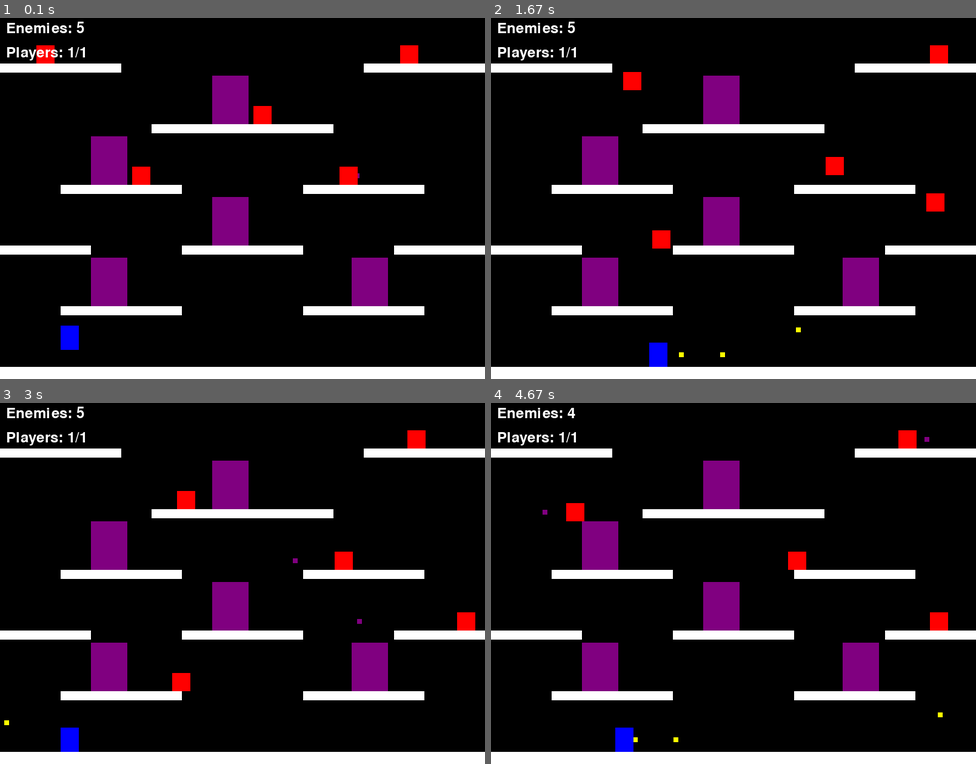
Above: before the commit, frames 1-4 (two rows, left to right).
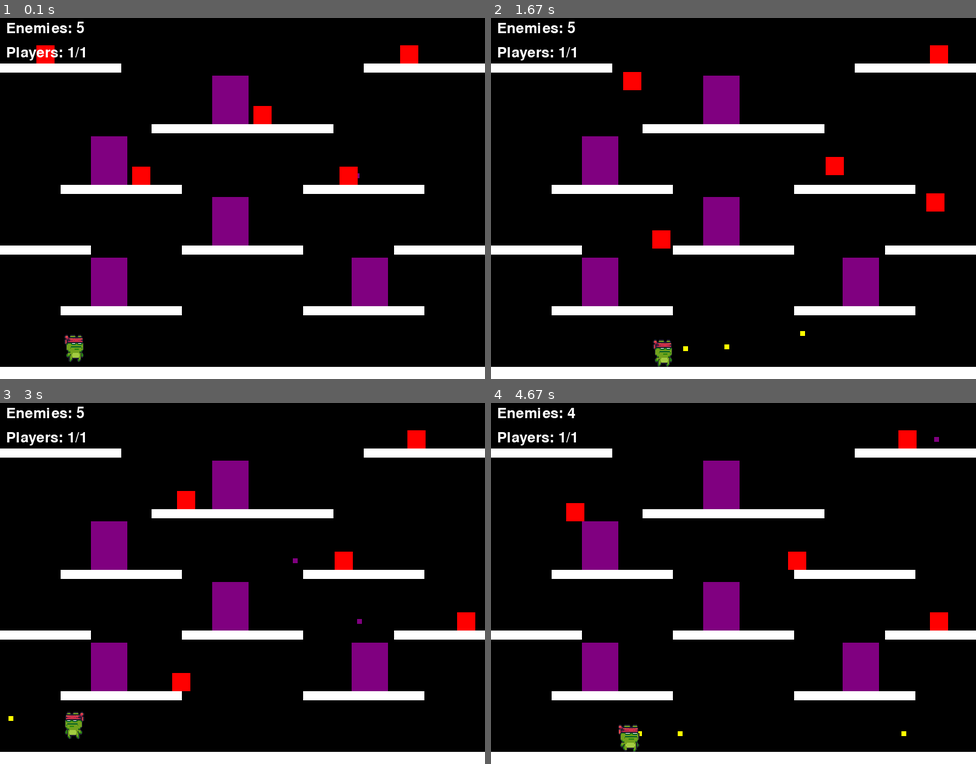
Above: after the commit, the same moments.

Repository: thisprojects/platform-pygame
Game: pygame game, started from platformer.py
The game is run twice, just before and just after one commit, with the same random seed, the same clock (stepped at 60 frames per second) and the same inputs.
Inputs:
- Up to frame 1 (0.1 s): type "1 (at the terminal prompt)" at 0 s
- Up to frame 2 (1.67 s): hold D 0.33-0.8 s; hold W 0.83-1.13 s; tap Space at 0.9, 1.23, 1.53 s; hold D 1.17-1.63 s
- Up to frame 3 (3 s): hold A 1.67-2.2 s; tap Space at 1.73, 2.03, 2.3, 2.6, 2.73 s; hold A 2.23-2.63 s; hold W from 2.67 s (still down)
- Up to frame 4 (4.67 s): release W at 3.03 s; hold D 3.07-3.7 s; tap Space at 3.13, 3.43, 3.8, 4.1, 4.3, 4.6 s; hold A 3.73-4.2 s; hold D from 4.23 s (still down)

The runs differ from the first frame. In frame 1, 0.4% of the frame differs, in the area x 12-18%, y 85-96%; in frame 2, 0.4%; in frame 3, 0.4%; in frame 4, 0.5%, in the area x 10-94%, y 9-97%.

Commit message:
feat: add sprites

Diff:
--- a/player.py
+++ b/player.py
@@ -1,6 +1,7 @@
 from pygame.sprite import Sprite
 import pygame
 from projectile import Projectile
+from spritesheet import SpriteSheet
 from config import (
     PLAYER_SPEED,
     PLAYER_JUMP,
@@ -14,8 +15,45 @@
 class Player(Sprite):
     def __init__(self, x, y, color, controls):
         super().__init__()
-        self.image = pygame.Surface((30, 40))
-        self.image.fill(color)
+
+        # Load sprite animations
+        self.animation_delay = 4  # Lower delay for faster animation
+        self.idle_counter = 0
+        self.run_counter = 0
+
+        # Idle animation (11 frames)
+        self.idle_state = 0
+        self.idle_length = 11
+        player_idle = SpriteSheet(pygame.image.load("./Assets/Player/player_idle.png"))
+        self.idle_frames = [player_idle.getimage(32*x, 0, 32, 32) for x in range(self.idle_length)]
+        self.idle_frames_flipped = []
+        for i in range(len(self.idle_frames)):
+            self.idle_frames[i] = pygame.transform.scale(self.idle_frames[i], (45, 60))
+            self.idle_frames_flipped.append(pygame.transform.flip(self.idle_frames[i], True, False))
+
+        # Run animation (12 frames)
+        self.run_state = 0
+        self.run_length = 12
+        player_run = SpriteSheet(pygame.image.load("./Assets/Player/player_run.png"))
+        self.run_frames = [player_run.getimage(32*x, 0, 32, 32) for x in range(self.run_length)]
+        self.run_frames_flipped = []
+        for i in range(len(self.run_frames)):
+            self.run_frames[i] = pygame.transform.scale(self.run_frames[i], (45, 60))
+            self.run_frames_flipped.append(pygame.transform.flip(self.run_frames[i], True, False))
+
+        # Jump and fall (single frames)
+        self.jump_frame = pygame.transform.scale(
+            pygame.image.load("./Assets/Player/player_jump.png"), (45, 60)
+        )
+        self.jump_frame_flipped = pygame.transform.flip(self.jump_frame, True, False)
+
+        self.fall_frame = pygame.transform.scale(
+            pygame.image.load("./Assets/Player/player_fall.png"), (45, 60)
+        )
+        self.fall_frame_flipped = pygame.transform.flip(self.fall_frame, True, False)
+
+        # Set initial image
+        self.image = self.idle_frames[0]
         self.rect = self.image.get_rect()
         self.x = float(x)  # Store position as floats
         self.y = float(y)
@@ -28,6 +66,7 @@
         self.facing_right = True
         self.controls = controls
         self.alive = True
+        self.color = color  # Keep for backwards compatibility
 
     def update(self, platforms, obstacles):
         if not self.alive:
@@ -80,6 +119,9 @@
             self.vel_y = 0
             self.on_ground = True
 
+        # Update sprite direction
+        self._update_animation()
+
     def check_platform_collision(self, platforms, direction):
         for platform in platforms:
             if self.rect.colliderect(platform.rect):
@@ -122,6 +164,30 @@
                         self.y = float(self.rect.y)
                         self.vel_y = 0
 
+    def _update_animation(self):
+        """Animate when walking, static when idle"""
+        if self.vel_x != 0:
+            # Walking - animate through run frames
+            if self.run_counter >= self.animation_delay:
+                self.run_state = (self.run_state + 1) % self.run_length
+                self.run_counter = 0
+            else:
+                self.run_counter += 1
+
+            if self.facing_right:
+                self.image = self.run_frames[self.run_state]
+            else:
+                self.image = self.run_frames_flipped[self.run_state]
+        else:
+            # Standing still - static idle frame
+            self.run_counter = 0
+            self.run_state = 0
+
+            if self.facing_right:
+                self.image = self.idle_frames[0]
+            else:
+                self.image = self.idle_frames_flipped[0]
+
     def shoot(self, projectiles_group):
         if not self.alive:
             return
--- /dev/null
+++ b/spritesheet.py
@@ -0,0 +1,13 @@
+import pygame
+
+
+class SpriteSheet:
+    def __init__(self, image):
+        self.ss = image.convert_alpha()
+
+    def getimage(self, x, y, width, height):
+        image = pygame.Surface([width, height]).convert()
+        image.blit(self.ss, (0, 0), (x, y, width, height))
+        image.set_colorkey((0, 0, 0))
+
+        return image
Binary file added: Assets/Player/player_fall.png
Binary file added: Assets/Player/player_idle.png
Binary file added: Assets/Player/player_jump.png
Binary file added: Assets/Player/player_run.png
